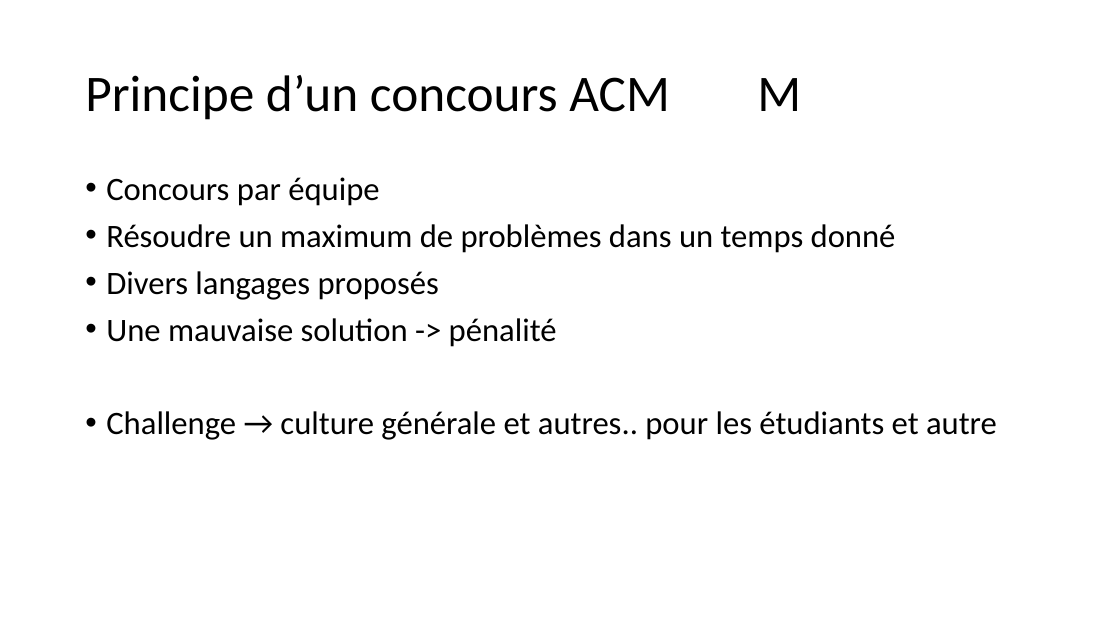
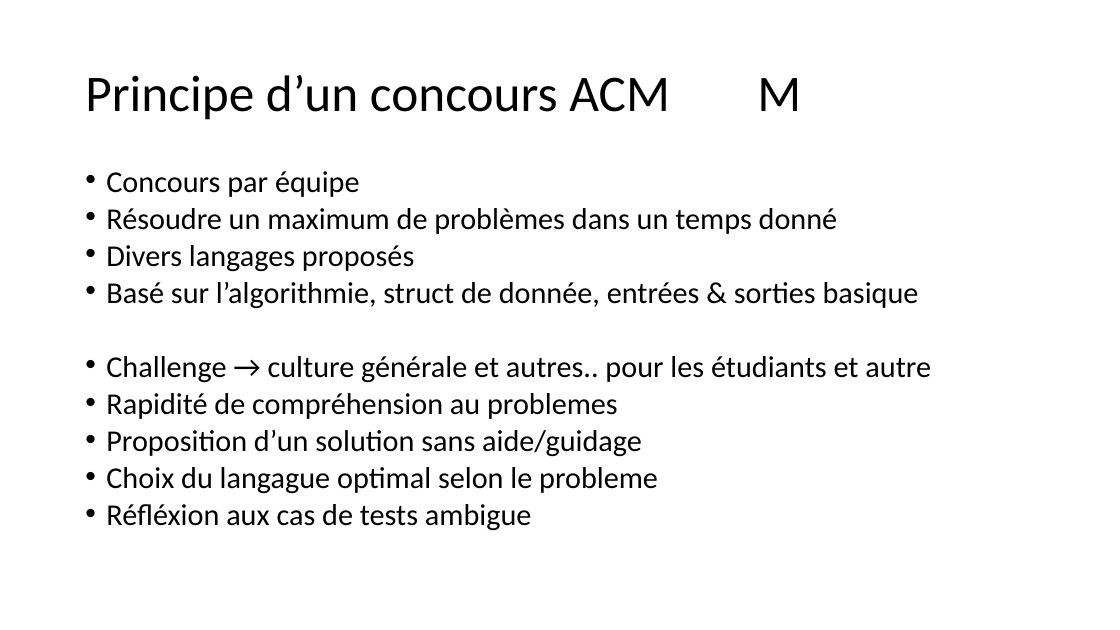
Before and after one commit to GRnice/ConcoursJuin, a slide deck: slide 4 of rapport/presentation.pptx. Drawn at 1120x630 pixels with LibreOffice and Linux fonts; fonts in the diff are those of the drawing. Boxes give left, top, right and bottom in pixels: in the first picture for what was removed or moved away, otherwise in the second. Text is boxed around its words. In the diff, an @@ line names an element or a change of style, - is before the commit and + after.

```diff
--- a/rapport/presentation.pptx
+++ b/rapport/presentation.pptx
@@ text at [106,171,931,383]: size 28 to 25.9 pt in "Concours par équipe", "Résoudre un maximum de problèmes dans un ...", "Divers langages proposés", "Challenge → culture générale et autres.. pour ..."; line spacing 0.9 to 0.7 @@
@@ text at [106,282,919,309]: text changed; size 28 to 25.9 pt @@
-• Une mauvaise solution -> pénalité
+• Basé sur l’algorithmie, struct de donnée, entrées & sorties basique
@@ text at [106,393,658,531]: paragraphs added @@
+• Rapidité de compréhension au problemes
+• Proposition d’un solution sans aide/guidage
+• Choix du langague optimal selon le probleme
+• Réfléxion aux cas de tests ambigue
```
Also in this commit, not shown: 9 other slides changed, 3 slides added, 2 slides removed.
